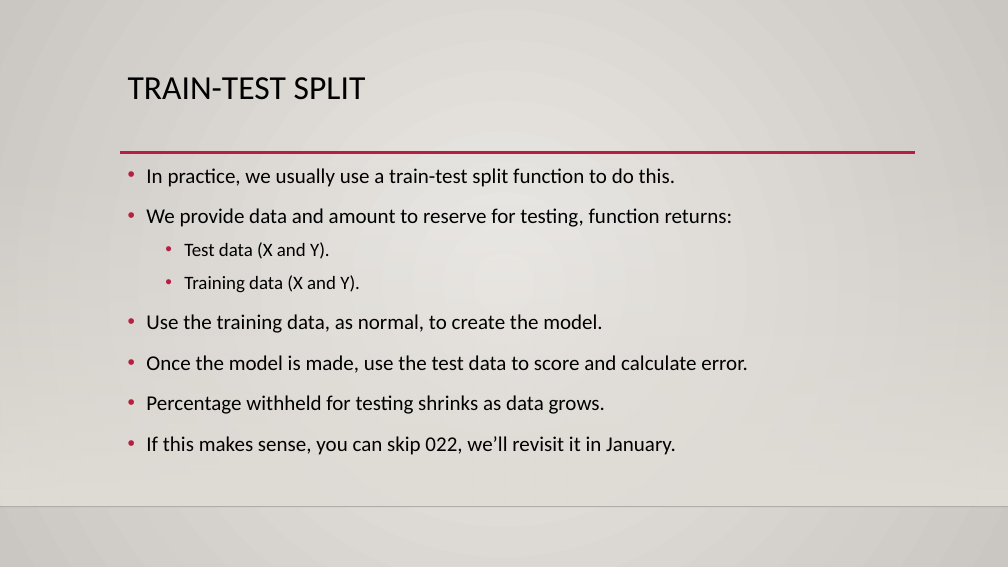
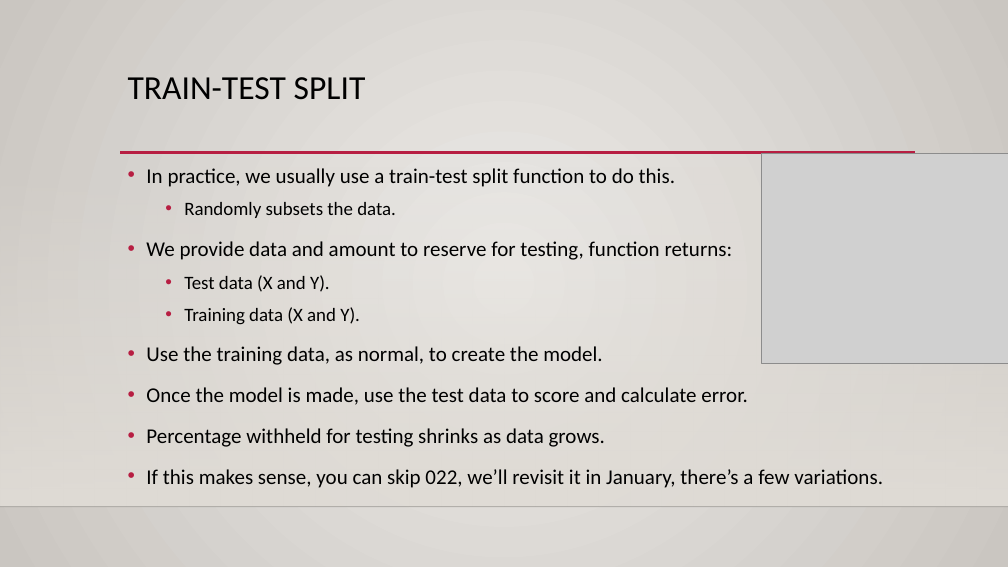
Before and after one commit to AkeemSemperDataScience/Basic_Stats_in_Python_Student_Repository, a slide deck: slide 27 of reference_material/slides/022_encoding.pptx (slide 23 before the commit). Drawn at 1008x567 pixels with LibreOffice and Linux fonts; fonts in the diff are those of the drawing; grey boxes stand for pictures; background and template pictures are left out. Boxes give left, top, right and bottom in pixels: in the first picture for what was removed or moved away, otherwise in the second. Text is boxed around its words. In the diff, an @@ line names an element or a change of style, - is before the commit and + after.

```diff
--- a/reference_material/slides/022_encoding.pptx
+++ b/reference_material/slides/022_encoding.pptx
@@ picture added at [762,154,1008,364] @@
@@ text at [184,202,396,218]: paragraph added @@
+  • Randomly subsets the data.
@@ text at [146,469,883,488]: text changed @@
-• If this makes sense, you can skip 022, we’ll revisit it in January.
+• If this makes sense, you can skip 022, we’ll revisit it in January, there’s a few variations.
```
Also in this commit, not shown: 10 other slides changed, 5 slides added, 22 other files.
